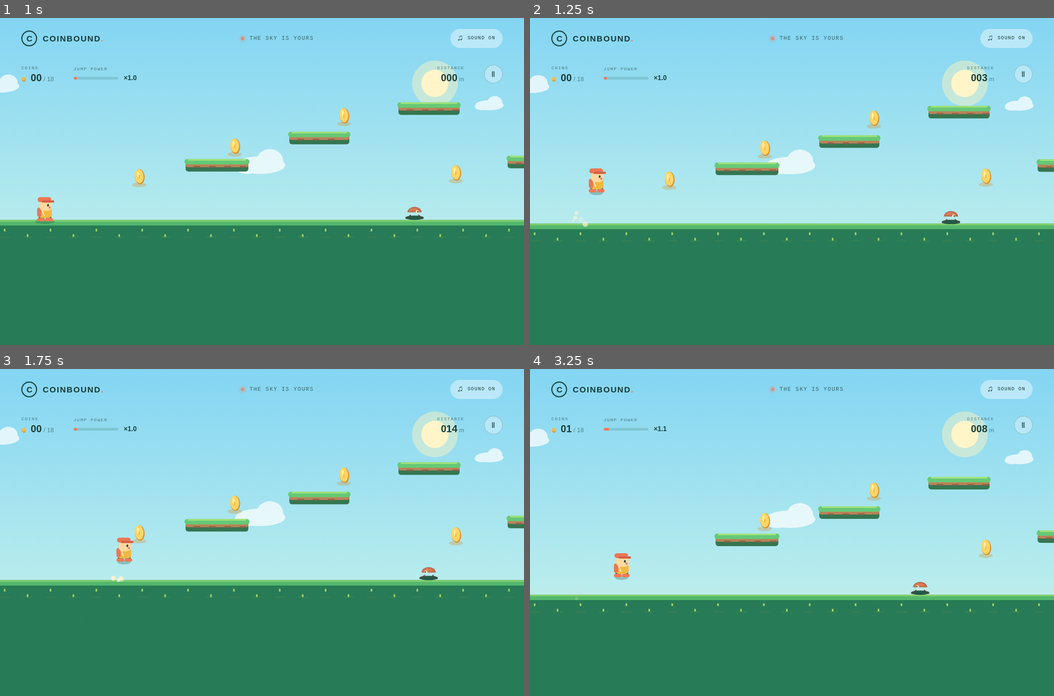
Above: before the commit, frames 1-4 (two rows, left to right).
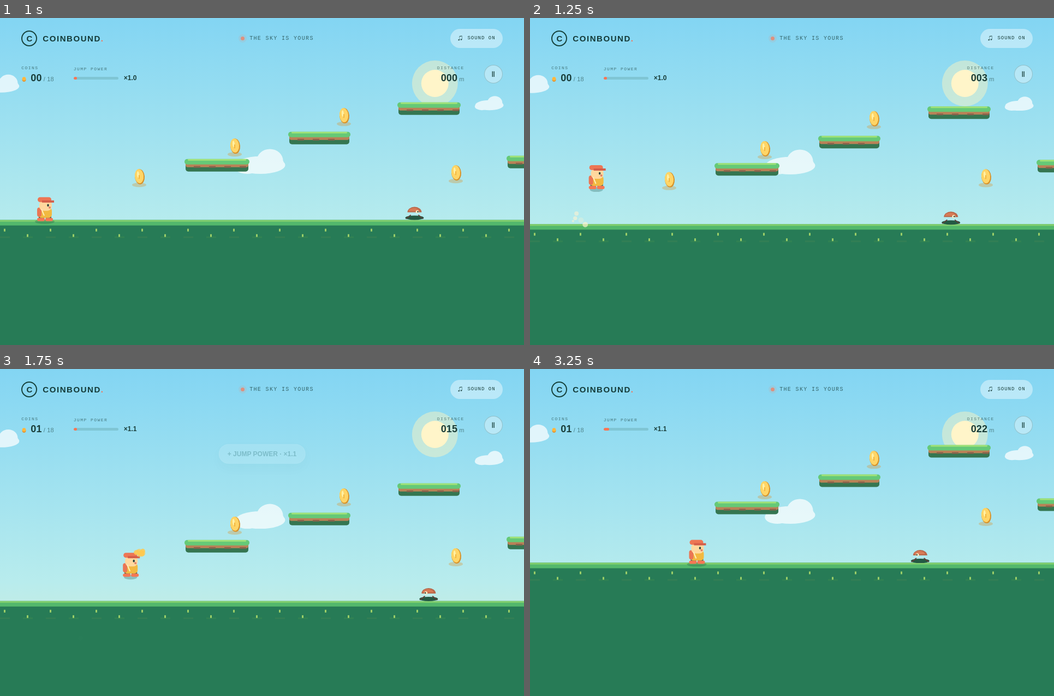
Above: after the commit, the same moments.

Repository: Frankk010/PlayGround
Game: browser game, page index.html
Two runs of this game, one before a commit and one after it. Both use one fixed random seed, a clock stepped at 60 frames per second and the inputs below.
Inputs:
- Up to frame 1 (1 s): click "LET'S PLAY ↗" at 0.27 s
- Up to frame 2 (1.25 s): hold Right from 1.03 s (still down); tap Space at 1.1 s
- Up to frame 3 (1.75 s): release Right at 1.53 s; hold Down from 1.58 s (still down); tap Space at 1.6 s
- Up to frame 4 (3.25 s): release Down at 1.85 s; hold Left 1.9-2.47 s; tap Space at 2.1, 2.6, 3.1 s; hold Up 2.52-2.82 s; tap D at 2.52 s; hold Right from 2.87 s (still down)

Frame 1 is identical in both runs. In frame 2, 1.4% of the frame differs, in the area x 0-100%, y 26-69%; in frame 3, 13%; in frame 4, 16%, in the area x 0-100%, y 17-75%.

Commit message:
Save source and v2 conversation for issue #3
Run: 44444573898
Generation: 44444573898-1795055571153

Diff:
--- a/game.js
+++ b/game.js
@@ -19,6 +19,8 @@
   const soundIcon = document.getElementById('soundIcon');
   const pauseButton = document.getElementById('pauseButton');
   const pressed = { left: false, right: false, jump: false };
+  const keyboardHolds = new Set();
+  const touchHolds = new Map();
   const worldWidth = 4280;
   const coinPositions = [
     [255, 0], [430, 1], [630, 2], [835, 0], [1030, 1], [1220, 2],
@@ -340,25 +342,65 @@
     render(); requestAnimationFrame(frame);
   }
   function queueJump() { if (state === 'playing') player.jumpBuffer = .14; }
-  function setKey(key, down) {
-    if (key === 'left' || key === 'ArrowLeft' || key === 'a' || key === 'A') pressed.left = down;
-    if (key === 'right' || key === 'ArrowRight' || key === 'd' || key === 'D') pressed.right = down;
-    if (key === 'jump' || key === ' ' || key === 'ArrowUp' || key === 'w' || key === 'W') {
-      pressed.jump = down; if (down) queueJump();
-    }
+  function controlForKey(key) {
+    if (key === 'ArrowLeft' || key.toLowerCase() === 'a') return 'left';
+    if (key === 'ArrowRight' || key.toLowerCase() === 'd') return 'right';
+    if (key === ' ' || key === 'ArrowUp' || key.toLowerCase() === 'w') return 'jump';
+    return null;
+  }
+  function updateControl(control) {
+    const wasDown = pressed[control];
+    const touchPointers = touchHolds.get(control);
+    const keyboardDown = [...keyboardHolds].some(key => controlForKey(key) === control);
+    pressed[control] = keyboardDown || Boolean(touchPointers?.size);
+    if (control === 'jump' && pressed.jump && !wasDown) queueJump();
+  }
+  function clearControls() {
+    keyboardHolds.clear();
+    touchHolds.clear();
+    for (const control of Object.keys(pressed)) pressed[control] = false;
   }
   window.addEventListener('keydown', e => {
-    if (['ArrowLeft', 'ArrowRight', 'ArrowUp', ' '].includes(e.key)) e.preventDefault();
+    if (state === 'intro' && (e.key === 'Enter' || e.key === ' ')) {
+      if (e.key === ' ') e.preventDefault();
+      startGame();
+      return;
+    }
+    const control = controlForKey(e.key);
+    if (control) {
+      e.preventDefault();
+      if (!keyboardHolds.has(e.key)) {
+        keyboardHolds.add(e.key);
+        updateControl(control);
+      }
+      return;
+    }
     if (e.key === 'Escape' || e.key.toLowerCase() === 'p') { togglePause(); return; }
-    if (state === 'intro' && (e.key === 'Enter' || e.key === ' ')) { startGame(); return; }
-    setKey(e.key, true);
+    if (state === 'intro' && e.key === 'Enter') startGame();
   });
-  window.addEventListener('keyup', e => setKey(e.key, false));
-  window.addEventListener('blur', () => { pressed.left = pressed.right = pressed.jump = false; });
+  window.addEventListener('keyup', e => {
+    const control = controlForKey(e.key);
+    if (!control) return;
+    keyboardHolds.delete(control);
+    updateControl(control);
+  });
+  window.addEventListener('blur', clearControls);
+  document.addEventListener('visibilitychange', () => { if (document.hidden) clearControls(); });
   document.querySelectorAll('.touch-button').forEach(button => {
-    const key = button.dataset.key;
-    button.addEventListener('pointerdown', e => { e.preventDefault(); button.setPointerCapture(e.pointerId); setKey(key, true); });
-    ['pointerup', 'pointercancel', 'lostpointercapture'].forEach(type => button.addEventListener(type, () => setKey(key, false)));
+    const control = button.dataset.key;
+    button.addEventListener('pointerdown', e => {
+      e.preventDefault();
+      button.setPointerCapture(e.pointerId);
+      if (!touchHolds.has(control)) touchHolds.set(control, new Set());
+      touchHolds.get(control).add(e.pointerId);
+      updateControl(control);
+    });
+    ['pointerup', 'pointercancel', 'lostpointercapture'].forEach(type => button.addEventListener(type, e => {
+      const pointers = touchHolds.get(control);
+      pointers?.delete(e.pointerId);
+      if (pointers?.size === 0) touchHolds.delete(control);
+      updateControl(control);
+    }));
   });
   playButton.addEventListener('click', startGame);
   resumeButton.addEventListener('click', () => {
Not shown, changed: .omgithub/checkpoint.json
Not shown, changed: .omgithub/conversation.json
